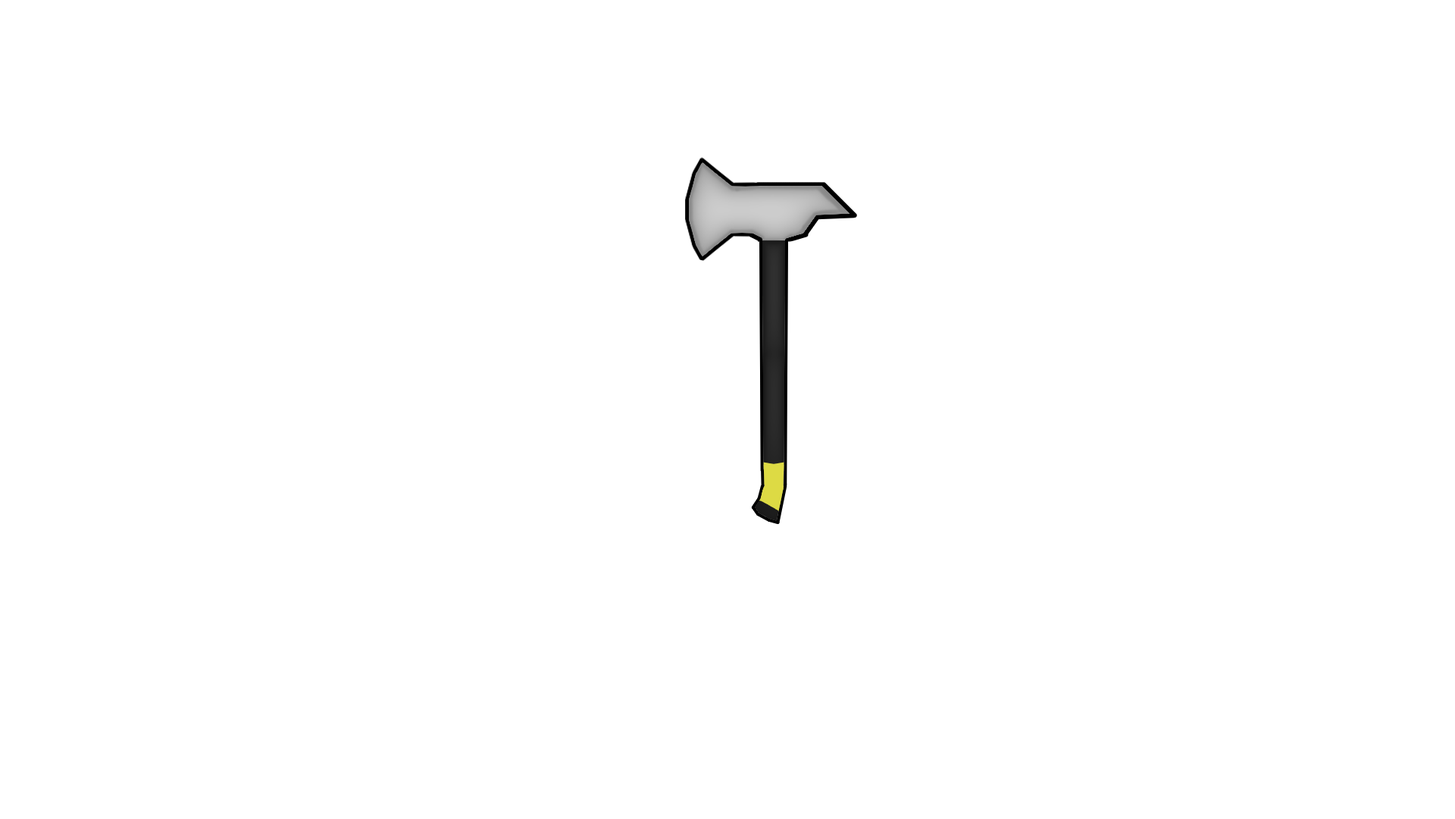
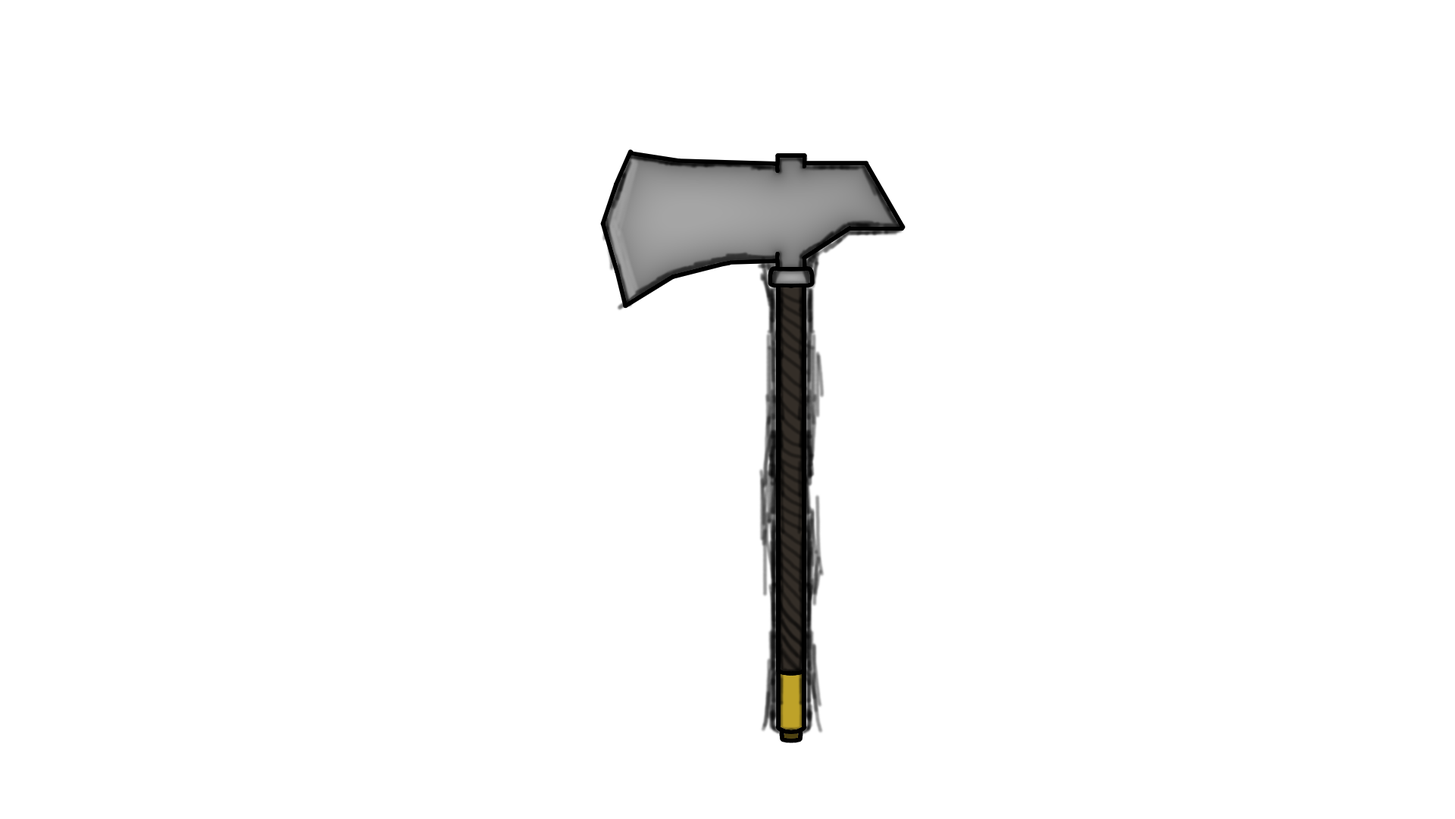
Comparing the layer stacks of the two 1455px x 819px images. Changes:
hid "Paint Layer 2" over [727, 242, 825, 534]
added layer "Paint Layer 4" above "Paint Layer 3" over [600, 149, 907, 743]
added layer "Paint Layer 3" above "Paint Layer 1" over [600, 149, 1039, 743]
hid "Paint Layer 1", painted on it over [600, 149, 1039, 631]
